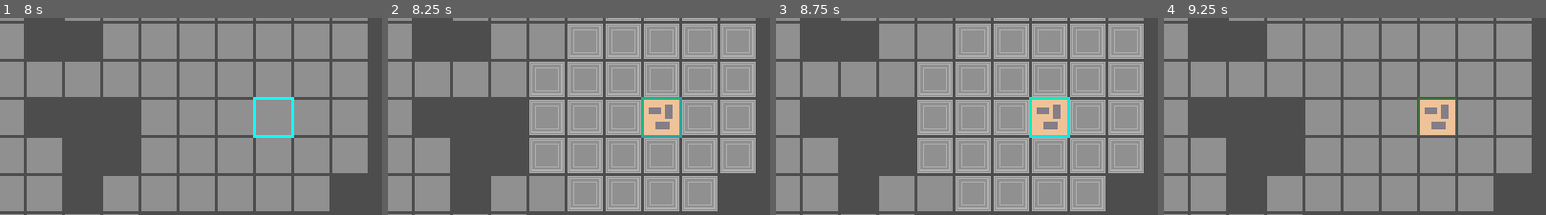
Above: before the commit, frames 1-4 (left to right).
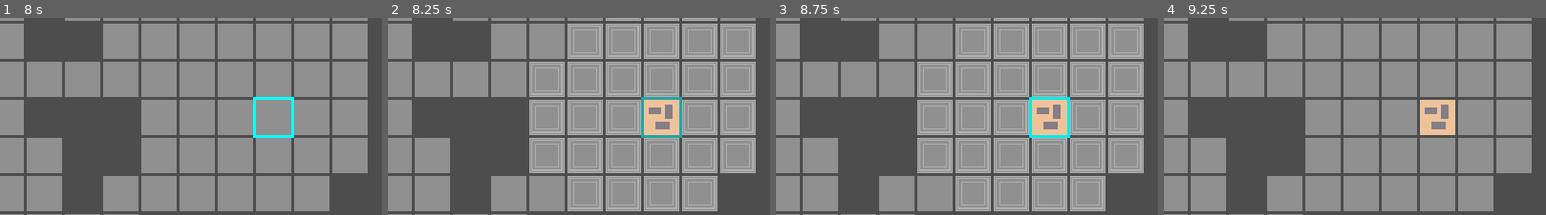
Above: after the commit, the same moments.

Repository: wilkesreid/new-game-project
Game: Godot game, scene res://main.tscn
Same seed, same stepped clock (60 frames per second), same inputs: the game is played once before the commit and once after it.
Inputs (mouse positions are % of the whole screen's width and height, from its top left):
- Up to frame 1 (8 s): click (3, 94) at 0.5 s; click (9, 94) at 1.25 s; click (15, 94) at 2 s; click (3, 94) at 2.75 s; click (9, 94) at 3.5 s; click (15, 94) at 4.25 s; click (3, 94) at 5 s; click (9, 94) at 5.75 s; click (15, 94) at 6.5 s; tap Enter at 7.25 s; move the mouse to (72, 40) at 7.27 s; click (72, 40) at 7.35 s
- Up to frame 2 (8.25 s): move the mouse to (30, 51) at 8.02 s; tap Space (next) at 8.1 s
- Up to frame 3 (8.75 s): no input
- Up to frame 4 (9.25 s): move the mouse to (60, 22) at 8.77 s; click (60, 22) at 8.85 s
The pictures show only the part of the screen within x 37-87%, y 19-69%; the shares and areas given below are measured in that part.

Frame 1 is identical in both runs. In frame 2, 0.3% of the frame differs, in the area x 66-77%, y 40-60%; in frame 3, 0.3%; in frame 4, 0.3%.

Commit message:
Remove unnecessary draw

Diff:
--- a/main.gd
+++ b/main.gd
@@ -84,10 +84,6 @@
 							if $TileMapLayer.has_tile_at(ti) && path.size() > 0 && path.size() <= speed + 1:
 								draw_texture(target_texture, Coord.index_to_coord(ti))
 
-	for i in $TileMapLayer.get_used_cells():
-		if Asg.is_point_solid(i):
-			draw_rect(Rect2(Coord.index_to_coord(i), Coord.grid_cell), Color(0, 1, 0, .2), true)
-
 func is_mouse_on_tile() -> bool:
 	return $TileMapLayer.get_cell_tile_data(Coord.mouse_index()) != null
 
